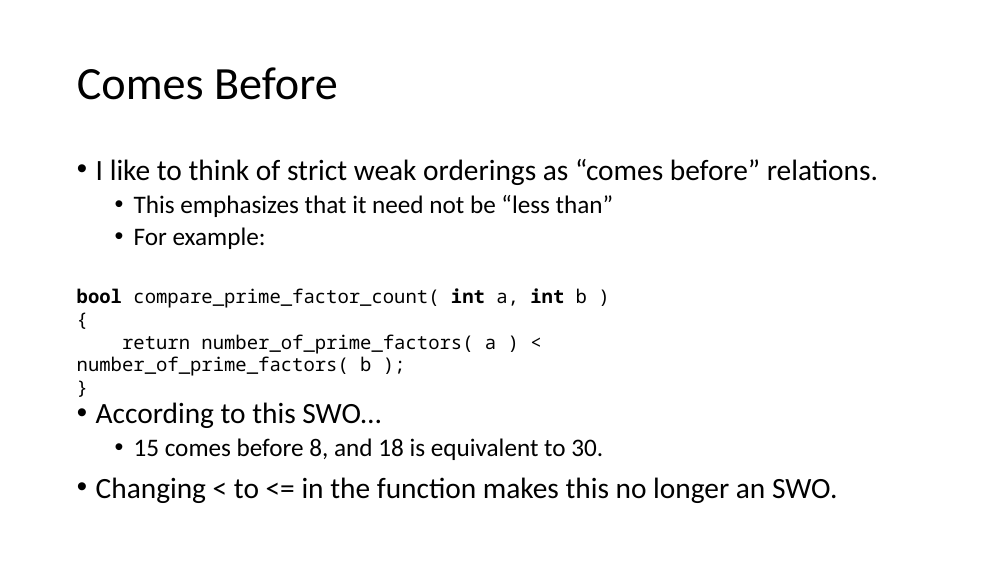
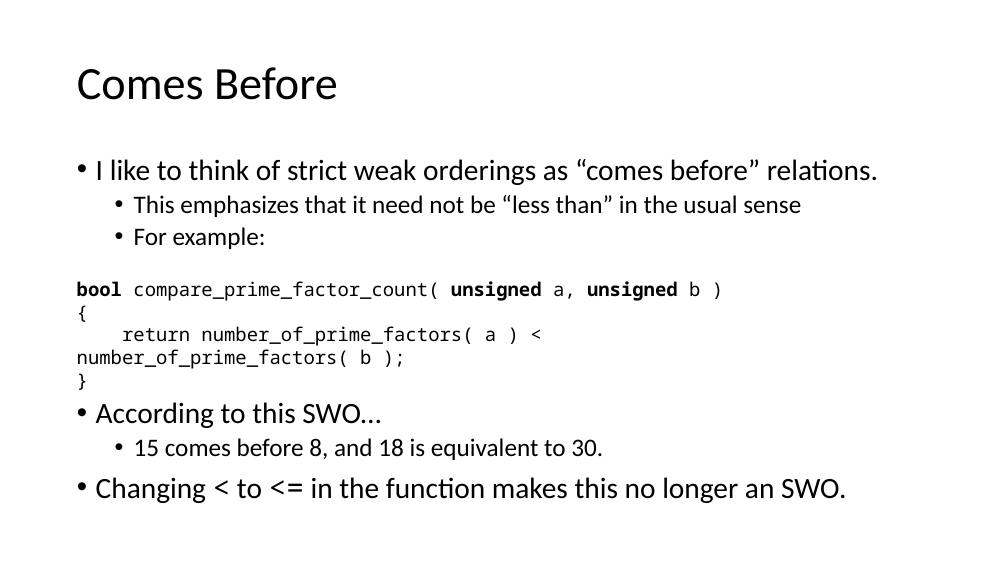
Before and after one commit to pchapin/cpp, a slide deck: slide 5 of SplayTree/SplayTrees.pptx. Drawn at 1008x567 pixels with LibreOffice and Linux fonts; fonts in the diff are those of the drawing. Boxes give left, top, right and bottom in pixels: in the first picture for what was removed or moved away, otherwise in the second. Text is boxed around its words. In the diff, an @@ line names an element or a change of style, - is before the commit and + after.

```diff
--- a/SplayTree/SplayTrees.pptx
+++ b/SplayTree/SplayTrees.pptx
@@ text at bbox=[134, 195, 801, 217]: text changed @@
-  • This emphasizes that it need not be “less than”
+  • This emphasizes that it need not be “less than” in the usual sense
@@ text "bool compare_prime_factor_count( unsigned a, unsigned ...": place and size @@
-text "bool compare_prime_factor_count( unsigned a, unsigned ..." at bbox=[77, 288, 587, 376]
+text "bool compare_prime_factor_count( unsigned a, unsigned ..." at bbox=[77, 281, 700, 369]
@@ text at bbox=[77, 281, 700, 301]: text changed @@
-bool compare_prime_factor_count( int a, int b )
+bool compare_prime_factor_count( unsigned a, unsigned b )
@@ text at bbox=[96, 477, 847, 503]: font Calibri to Noto Sans Mono in "< <=" @@
```
Also in this commit, not shown: 13 other slides changed, 3 slides added.
